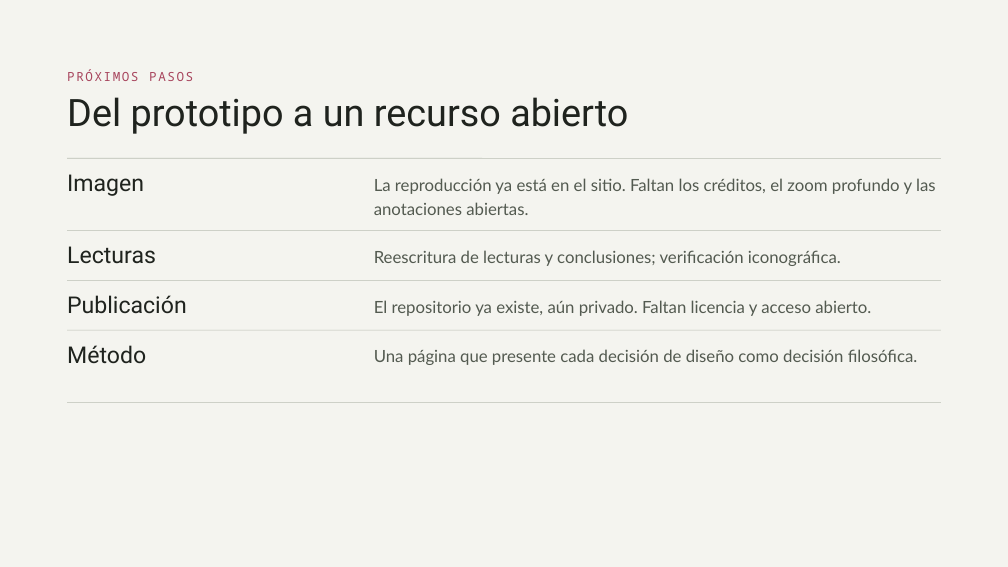
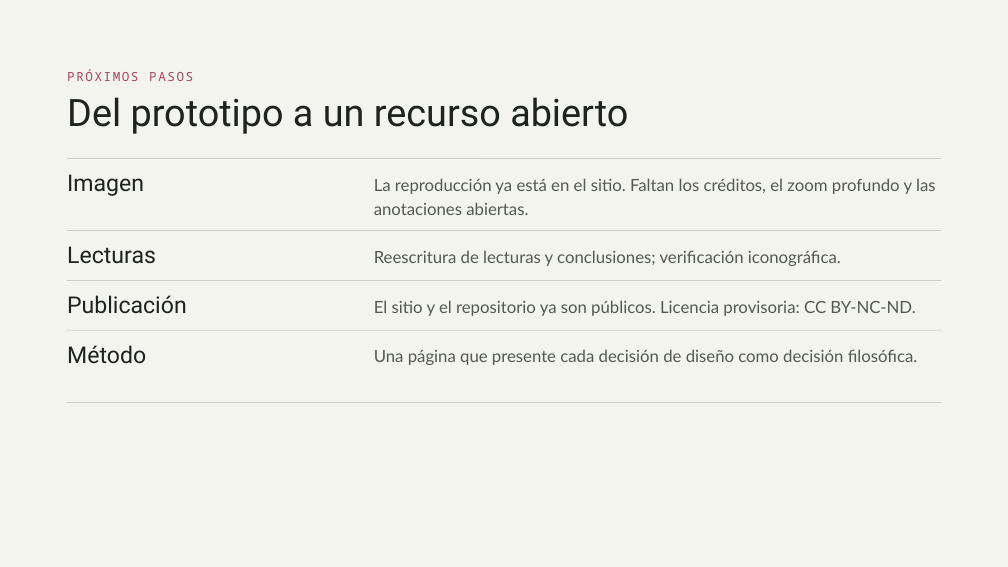
Before and after one commit to ailcic/jardin-como-interfaz, a slide deck: slide 14 of El jardín como interfaz.pptx. Drawn at 1008x567 pixels with LibreOffice and Linux fonts; fonts in the diff are those of the drawing. Boxes give left, top, right and bottom in pixels: in the first picture for what was removed or moved away, otherwise in the second. Text is boxed around its words. In the diff, an @@ line names an element or a change of style, - is before the commit and + after.

```diff
--- a/El jardín como interfaz.pptx
+++ b/El jardín como interfaz.pptx
@@ text at box(374, 300, 915, 316): text changed @@
-El repositorio ya existe, aún privado. Faltan licencia y acceso abierto.
+El sitio y el repositorio ya son públicos. Licencia provisoria: CC BY-NC-ND.
```
Also in this commit, not shown: 1 other slide changed, 4 other files.
